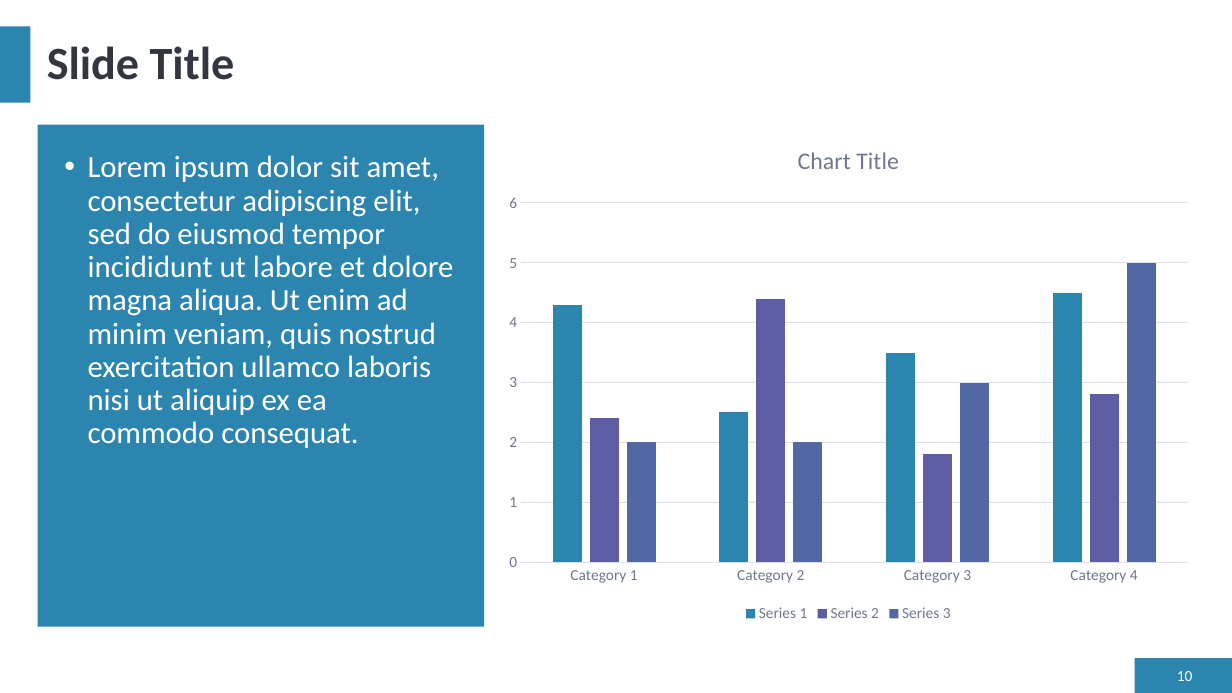
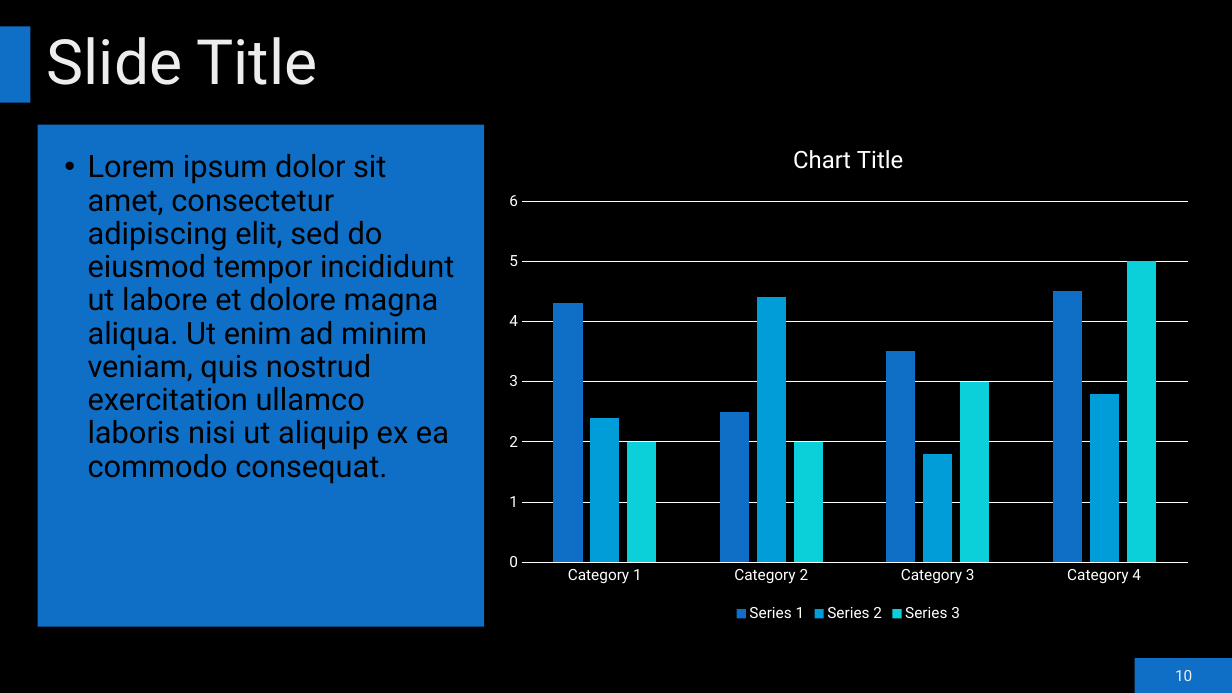
Before and after one commit to ElDon2308/Airline-Sentiment-Analysis, a slide deck: slide 10 of Airline Sentiment Analysis Presentation.pptx. Drawn at 1232x693 pixels with LibreOffice and Linux fonts; fonts in the diff are those of the drawing; background and template pictures are left out. Boxes give left, top, right and bottom in pixels: in the first picture for what was removed or moved away, otherwise in the second. Text is boxed around its words. In the diff, an @@ line names an element or a change of style, - is before the commit and + after.

```diff
--- a/Airline Sentiment Analysis Presentation.pptx
+++ b/Airline Sentiment Analysis Presentation.pptx
@@ background #FFFFFF to picture (left out) @@
@@ title "Slide Title" at (47,37,318,85): size 36 to 48.6 pt, font Calibri to Roboto, text colour #32363F to gradient #DEDEDE to #EDEDED to #FFFFFF, bold off @@
@@ fill #2C85AE to #0F6FC6 in 3 elements at (1135,658,1232,693), (0,26,30,103), (38,125,484,627) @@
@@ text "Lorem ipsum dolor sit amet, ..." at (88,154,454,484): font Calibri to Roboto, text colour #FFFFFF to #000000 @@
@@ column chart at (495,125,1202,627) @@
@@ colour of Series 1 #2C85AE to #0F6FC6 @@
@@ colour of Series 2 #5E5CA2 to #009DD9 @@
@@ colour of Series 3 #5268A5 to #0BD0D9 @@
@@ legend changed @@
@@ category axis changed @@
@@ value axis changed @@
@@ lettering changed @@
@@ page number at (1175,670,1192,681): font Calibri to Roboto, text colour #FFFFFF to gradient #9E9E9E to #EDEDED to #FFFFFF @@
```
Also in this commit, not shown: 7 other slides changed, 2 slides added, 2 slides removed.
